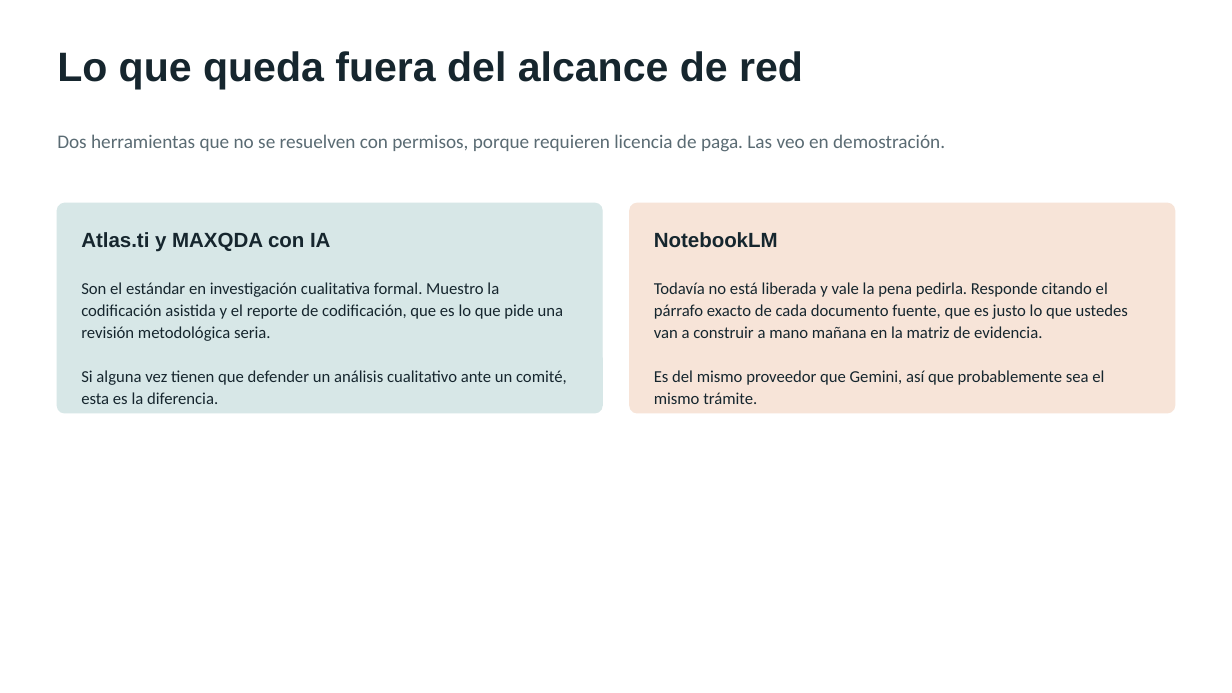
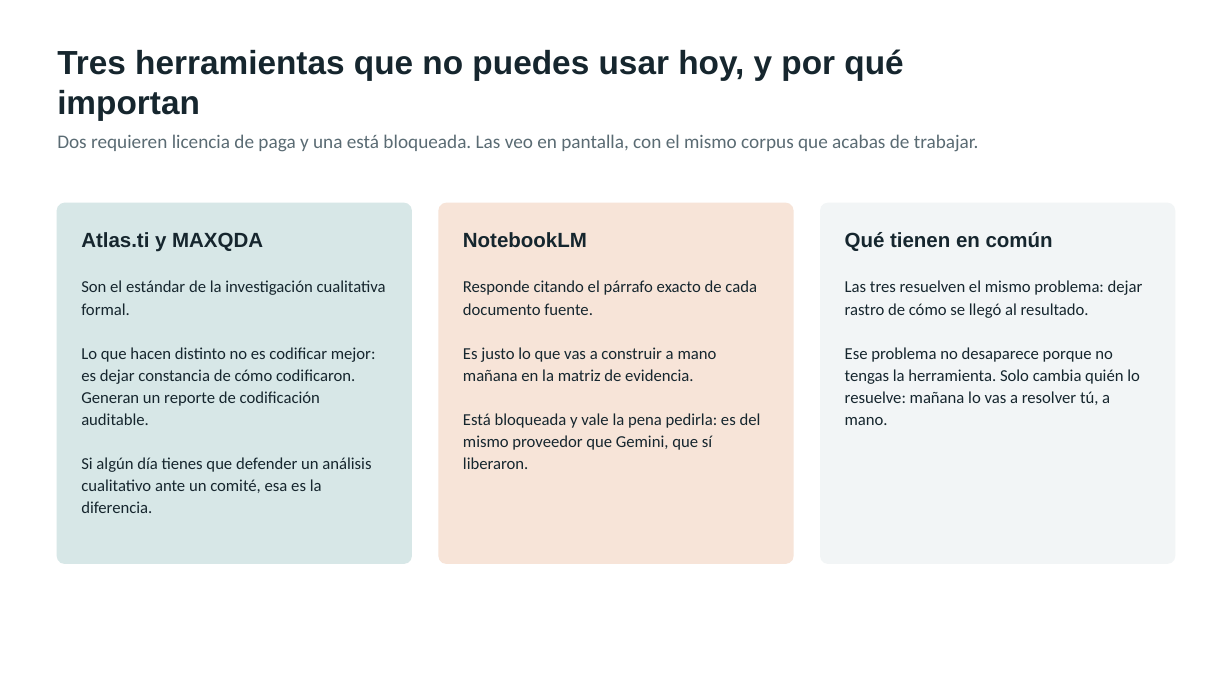
Before and after one commit to marvtrejo/curso-inegi-gen-ai, a slide deck: slide 14 of sesion-05/Sesion_05_Ecosistema_Herramientas.pptx (slide 11 before the commit). Drawn at 1232x693 pixels with LibreOffice and Linux fonts; fonts in the diff are those of the drawing. Boxes give left, top, right and bottom in pixels: in the first picture for what was removed or moved away, otherwise in the second. Text is boxed around its words. In the diff, an @@ line names an element or a change of style, - is before the commit and + after.

```diff
--- a/sesion-05/Sesion_05_Ecosistema_Herramientas.pptx
+++ b/sesion-05/Sesion_05_Ecosistema_Herramientas.pptx
@@ text at [57, 49, 903, 120]: text changed; size 32 to 26 pt @@
-Lo que queda fuera del alcance de red
+Tres herramientas que no puedes usar hoy, y por qué importan
@@ text at [57, 134, 979, 152]: text changed @@
-Dos herramientas que no se resuelven con permisos, porque requieren licencia de paga. Las veo en demostración.
+Dos requieren licencia de paga y una está bloqueada. Las veo en pantalla, con el mismo corpus que acabas de trabajar.
@@ rounded rectangle: place and size @@
-rounded rectangle at [57, 203, 603, 413]
+rounded rectangle at [57, 203, 411, 564]
@@ rounded rectangle at [57, 203, 411, 564]: proportions changed @@
@@ rounded rectangle added at [439, 203, 793, 564], fill #F7E4D8, outline #F7E4D8 1 pt @@
@@ rounded rectangle removed at [630, 203, 1176, 413] @@
@@ rounded rectangle added at [821, 203, 1175, 564], fill #F2F5F6, outline #F2F5F6 1 pt @@
@@ text at [81, 232, 263, 252]: text changed @@
-Atlas.ti y MAXQDA con IA
+Atlas.ti y MAXQDA
@@ text "NotebookLM": place and size @@
-text "NotebookLM" at [654, 232, 778, 248]
+text "NotebookLM" at [463, 232, 587, 248]
@@ text added at [845, 232, 1053, 251], 16 pt, text #16262E, bold @@
+Qué tienen en común
@@ text at [81, 280, 386, 513]: text changed @@
-Son el estándar en investigación cualitativa formal. Muestro la codificación asistida y el reporte de codificación, que es lo que pide una revisión metodológica seria.
-Si alguna vez tienen que defender un análisis cualitativo ante un comité, esta es la diferencia.
+Son el estándar de la investigación cualitativa formal.
+Lo que hacen distinto no es codificar mejor: es dejar constancia de cómo codificaron. Generan un reporte de codificación auditable.
+Si algún día tienes que defender un análisis cualitativo ante un comité, esa es la diferencia.
@@ text at [463, 280, 761, 469]: text changed @@
-Todavía no está liberada y vale la pena pedirla. Responde citando el párrafo exacto de cada documento fuente, que es justo lo que ustedes van a construir a mano mañana en la matriz de evidencia.
-Es del mismo proveedor que Gemini, así que probablemente sea el mismo trámite.
+Responde citando el párrafo exacto de cada documento fuente.
+Es justo lo que vas a construir a mano mañana en la matriz de evidencia.
+Está bloqueada y vale la pena pedirla: es del mismo proveedor que Gemini, que sí liberaron.
@@ text added at [845, 280, 1143, 425], 13 pt, text #16262E @@
+Las tres resuelven el mismo problema: dejar rastro de cómo se llegó al resultado.
+Ese problema no desaparece porque no tengas la herramienta. Solo cambia quién lo resuelve: mañana lo vas a resolver tú, a mano.
```
Also in this commit, not shown: 11 other slides changed, 5 slides added, 2 slides removed, 14 other files.
